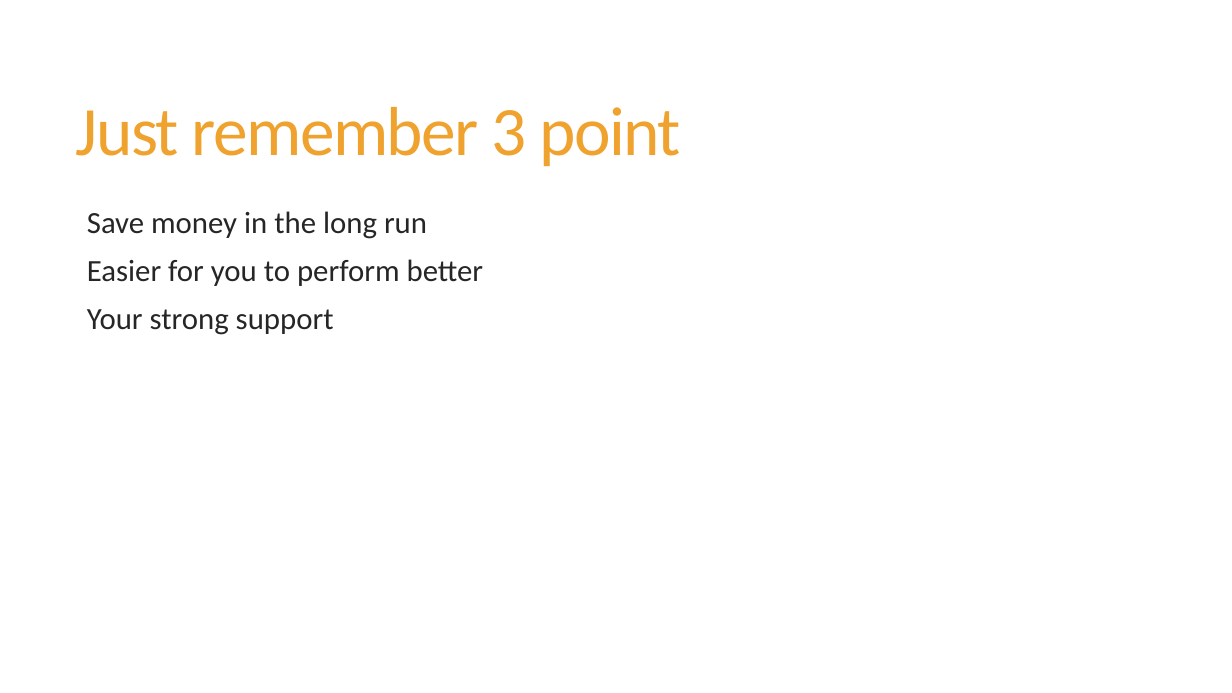
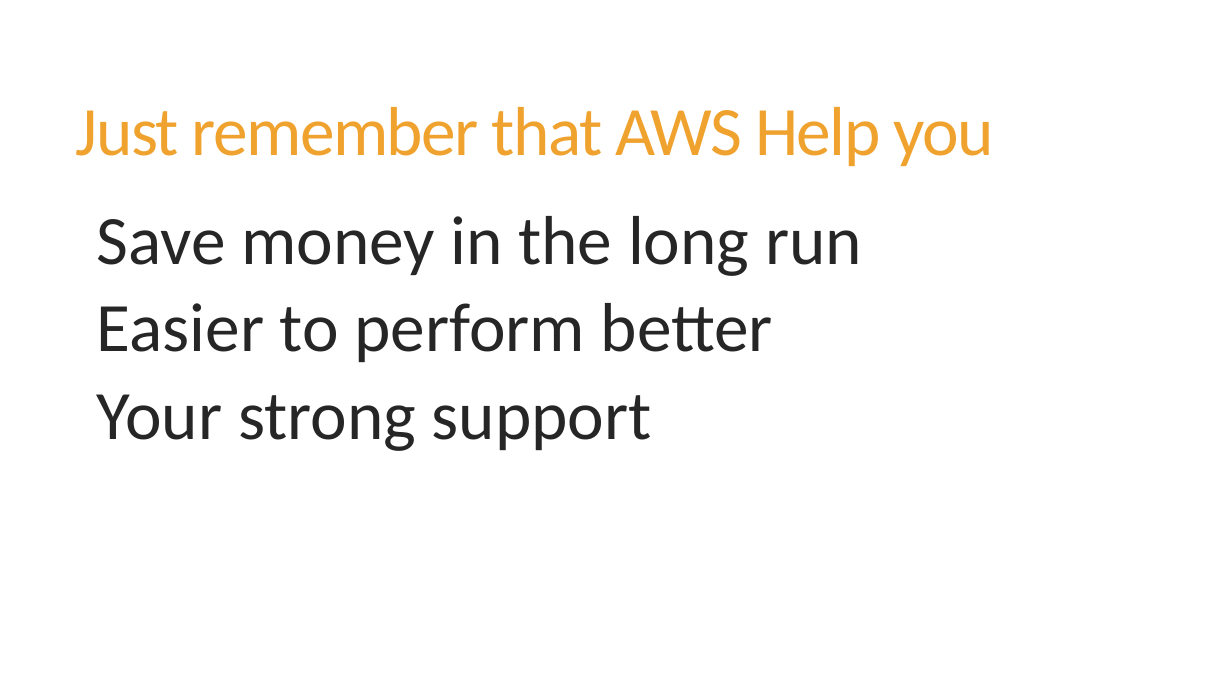
Before and after one commit to damoco/aws-interview-assignment2, a slide deck: slide 26 of Assignment #2 - proposal.pptx (slide 16 before the commit). Drawn at 1232x693 pixels with LibreOffice and Linux fonts; fonts in the diff are those of the drawing. Boxes give left, top, right and bottom in pixels: in the first picture for what was removed or moved away, otherwise in the second. Text is boxed around its words. In the diff, an @@ line names an element or a change of style, - is before the commit and + after.

```diff
--- a/Assignment #2 - proposal.pptx
+++ b/Assignment #2 - proposal.pptx
@@ title at (x1=76, y1=107, x2=993, y2=166): text changed @@
-Just remember 3 point
+Just remember that AWS Help you
@@ text at (x1=97, y1=216, x2=862, y2=451): size 24 to 54 pt in "Save money in the long run", "Your strong support" @@
@@ text at (x1=97, y1=303, x2=773, y2=362): text changed; size 24 to 54 pt @@
-  Easier for you to perform better
+  Easier to perform better
```
Also in this commit, not shown: 5 other slides changed, 12 slides added, 2 slides removed.
